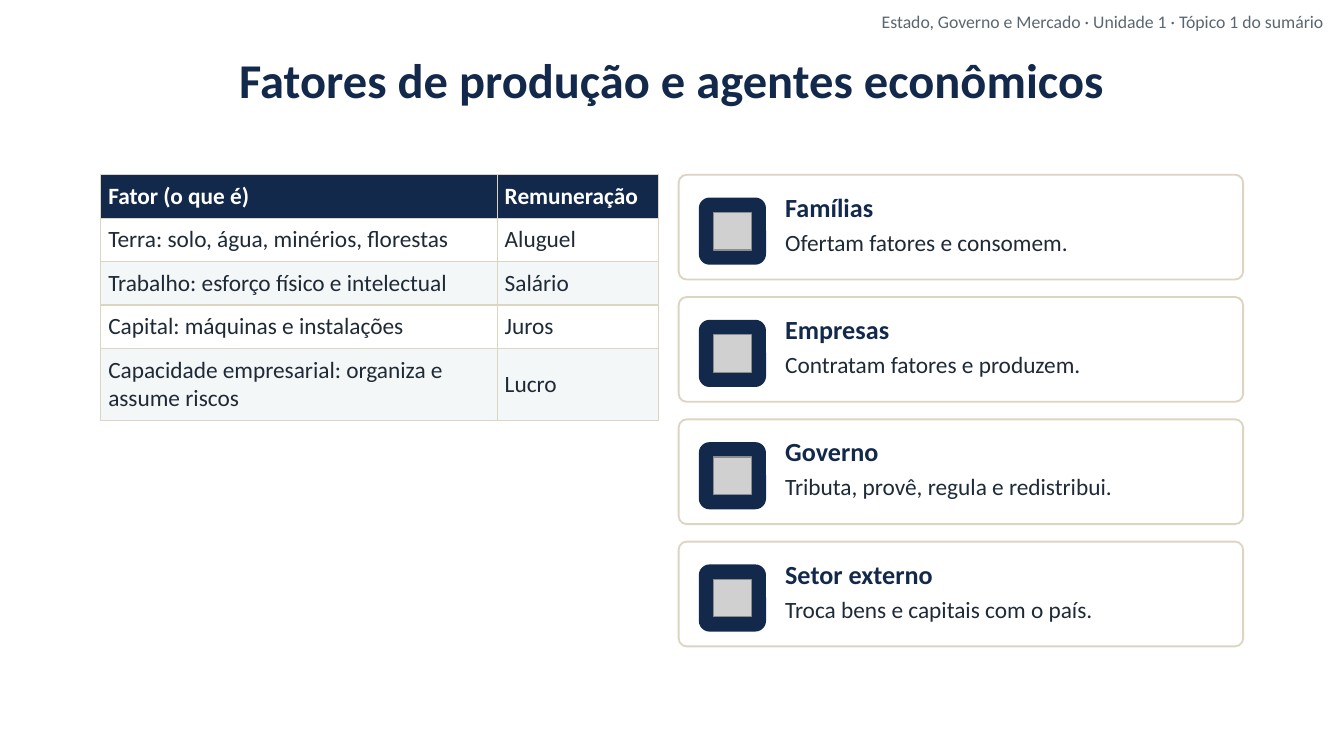
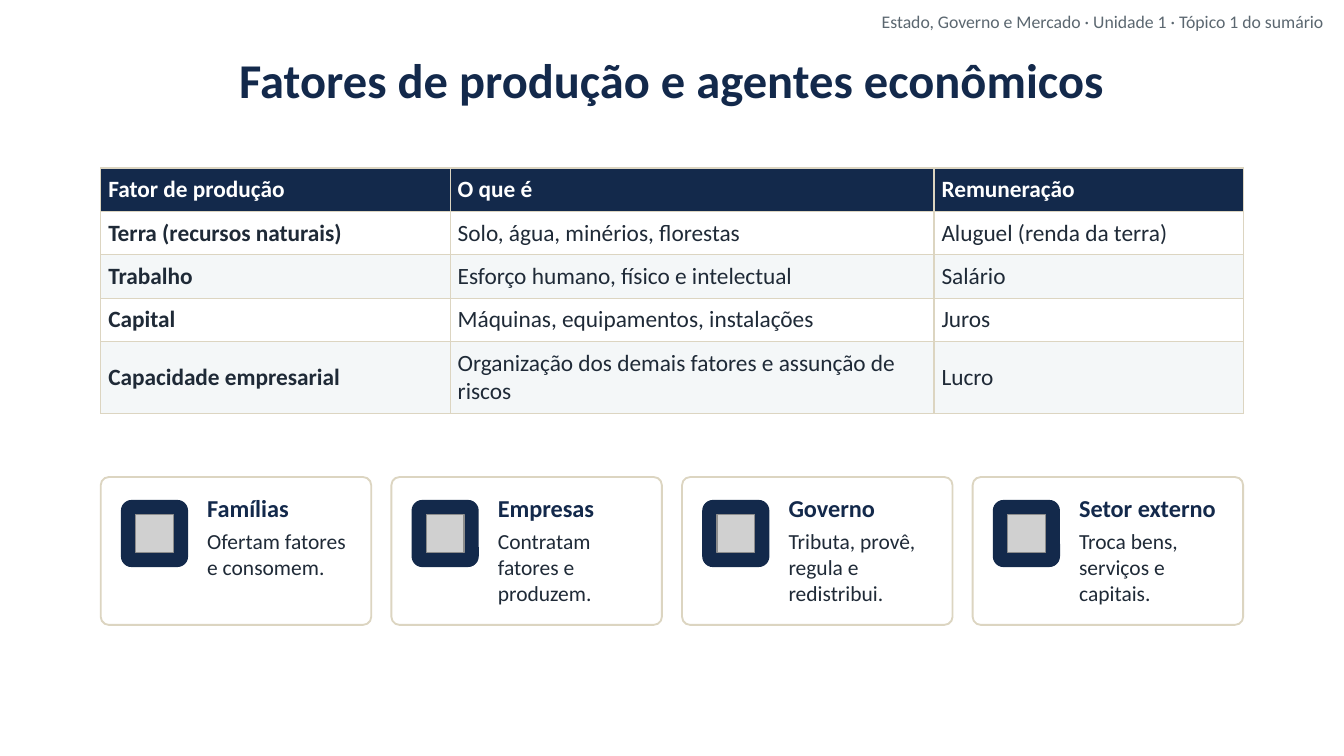
Before and after one commit to cleitonfranco74/gestao_publica, a slide deck: slide 8 of disciplina-01-estado-governo-mercado/materiais/01_Unidade_1_Introducao_a_Economia_Estado_Governo_Mercado.pptx. Drawn at 1344x756 pixels with LibreOffice and Linux fonts; fonts in the diff are those of the drawing; grey boxes stand for pictures; background and template pictures are left out. Boxes give left, top, right and bottom in pixels: in the first picture for what was removed or moved away, otherwise in the second. Text is boxed around its words. In the diff, an @@ line names an element or a change of style, - is before the commit and + after.

```diff
--- a/disciplina-01-estado-governo-mercado/materiais/01_Unidade_1_Introducao_a_Economia_Estado_Governo_Mercado.pptx
+++ b/disciplina-01-estado-governo-mercado/materiais/01_Unidade_1_Introducao_a_Economia_Estado_Governo_Mercado.pptx
@@ table at bbox=[101, 168, 1243, 403] @@
-column 1: Fator (o que é) | Terra: solo, água, minérios, florestas | Trabalho: esforço físico e intelectual | Capital: máquinas e instalações | Capacidade empresarial: organiza e assume riscos
-column 2: Remuneração | Aluguel | Salário | Juros | Lucro
+column 1: Fator de produção | Terra (recursos naturais) | Trabalho | Capital | Capacidade empresarial
+column 2: O que é | Solo, água, minérios, florestas | Esforço humano, físico e intelectual | Máquinas, equipamentos, instalações | Organização dos demais fatores e assunção de riscos
+column 3: Remuneração | Aluguel (renda da terra) | Salário | Juros | Lucro
@@ table: place and size @@
-table at bbox=[101, 175, 659, 410]
+table at bbox=[101, 168, 1243, 403]
@@ rounded rectangle: place and size @@
-rounded rectangle at bbox=[679, 175, 1243, 280]
+rounded rectangle at bbox=[101, 477, 371, 625]
@@ proportions changed in 4 elements at bbox=[973, 477, 1243, 625], bbox=[683, 477, 953, 625], bbox=[101, 477, 371, 625], bbox=[391, 477, 661, 625] @@
@@ rounded rectangle: place and size @@
-rounded rectangle at bbox=[679, 297, 1243, 402]
+rounded rectangle at bbox=[391, 477, 661, 625]
@@ rounded rectangle: place and size @@
-rounded rectangle at bbox=[679, 419, 1243, 524]
+rounded rectangle at bbox=[683, 477, 953, 625]
@@ rounded rectangle: place and size @@
-rounded rectangle at bbox=[679, 542, 1243, 646]
+rounded rectangle at bbox=[973, 477, 1243, 625]
@@ rounded rectangle: place and size @@
-rounded rectangle at bbox=[699, 198, 766, 265]
+rounded rectangle at bbox=[121, 500, 188, 567]
@@ text "Famílias": place and size @@
-text "Famílias" at bbox=[785, 198, 1067, 251]
+text "Famílias" at bbox=[207, 500, 346, 575]
@@ text "Famílias" at bbox=[207, 500, 346, 575]: size 14 to 13 pt in "Famílias"; size 12.5 to 11.5 pt in "Ofertam fatores e consomem." @@
@@ rounded rectangle: place and size @@
-rounded rectangle at bbox=[699, 320, 766, 387]
+rounded rectangle at bbox=[411, 500, 478, 567]
@@ text "Empresas": place and size @@
-text "Empresas" at bbox=[785, 322, 1080, 377]
+text "Empresas" at bbox=[498, 501, 594, 605]
@@ text "Empresas" at bbox=[498, 501, 594, 605]: size 14 to 13 pt in "Empresas"; size 12.5 to 11.5 pt in "Contratam fatores e produzem." @@
@@ rounded rectangle: place and size @@
-rounded rectangle at bbox=[699, 442, 766, 509]
+rounded rectangle at bbox=[702, 500, 769, 567]
@@ text "Governo": place and size @@
-text "Governo" at bbox=[785, 444, 1112, 499]
+text "Governo" at bbox=[789, 501, 915, 601]
@@ text "Governo" at bbox=[789, 501, 915, 601]: size 14 to 13 pt in "Governo"; size 12.5 to 11.5 pt in "Tributa, provê, regula e redistribui." @@
@@ rounded rectangle: place and size @@
-rounded rectangle at bbox=[699, 564, 766, 632]
+rounded rectangle at bbox=[993, 500, 1060, 567]
@@ text "Setor externo": place and size @@
-text "Setor externo" at bbox=[785, 567, 1093, 622]
+text "Setor externo" at bbox=[1079, 501, 1216, 605]
@@ text at bbox=[1079, 501, 1216, 517]: size 14 to 13 pt in "Setor externo" @@
@@ picture: place and size @@
-picture at bbox=[714, 212, 751, 250]
+picture at bbox=[136, 515, 173, 552]
@@ picture: place and size @@
-picture at bbox=[714, 335, 751, 372]
+picture at bbox=[426, 515, 464, 552]
@@ picture: place and size @@
-picture at bbox=[714, 457, 751, 495]
+picture at bbox=[716, 515, 754, 552]
@@ picture: place and size @@
-picture at bbox=[714, 579, 751, 617]
+picture at bbox=[1008, 515, 1046, 552]
@@ text at bbox=[1079, 534, 1178, 605]: text changed; size 12.5 to 11.5 pt @@
-Troca bens e capitais com o país.
+Troca bens, serviços e capitais.
```
Also in this commit, not shown: 3 other slides changed, 7 other files.
